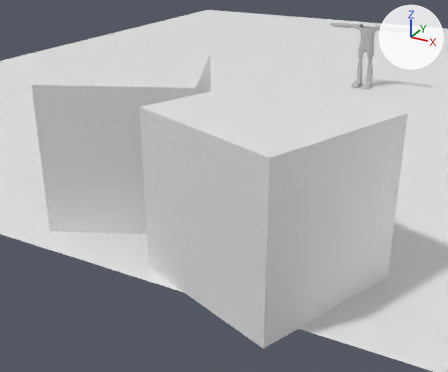
The Blender file Assets/FBX/player_viewmodel.blend, before and after one commit.
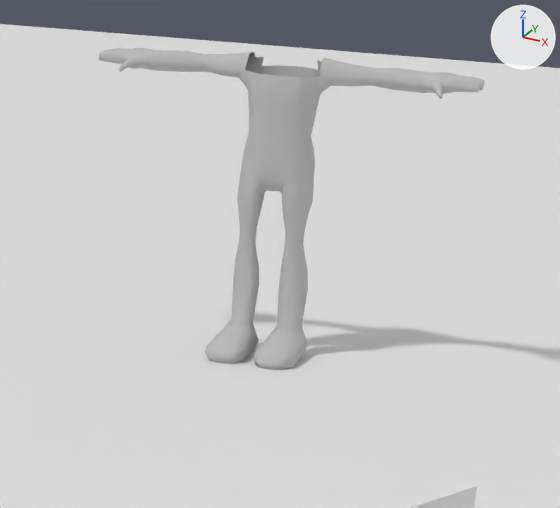
Old and new are each drawn whole from a 50 mm lens placed at (12.07, -42.28, 11.08), pointed at (-1.38, -17.83, -1.15) and again close up on the part from 69% to 95% of the width and 3% to 32% of the height. Every picture has the same lights, and +X, +Y and +Z are marked at upper right. Both versions are drawn at frame 0 of the action 'Camera_Running'; the numbers are the values there.
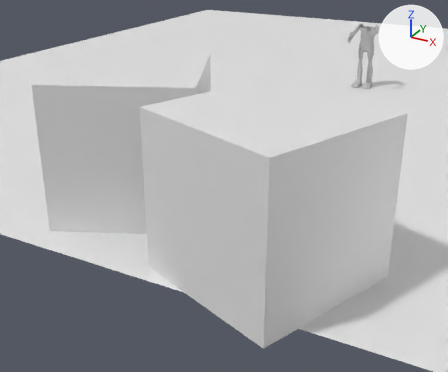
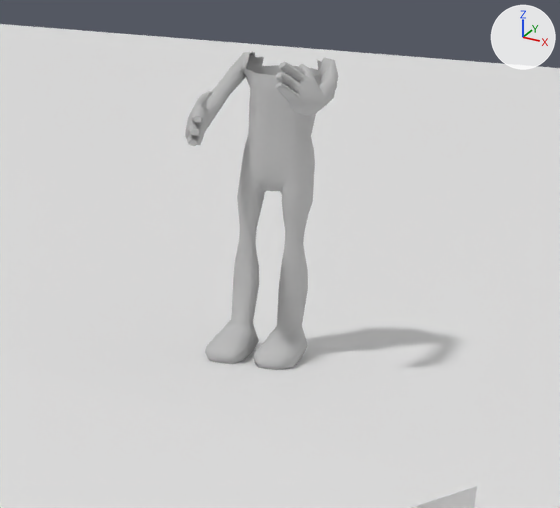
Location of each change, [x1, y1, x2, y2] in pixels of the close-ups (560 x 508 px):
'body:RoadKillOut', posed (60% narrower): before [99, 48, 484, 370]; after [185, 52, 338, 370]

The edits, one by one:
Bone 'hand.ik.R' (bone_hand_ik_r) moves from (0.0, 0.0, 0.0) to (0.411, -0.484, -0.24).
Bone 'hand.ik.R' (bone_hand_ik_r) turns from (0, 0, 0) to (59, 96, -39) degrees about its own x, y and z.
Bone 'hand.ik.R' (bone_hand_ik_r) is rescaled from (1.0, 1.0, 1.0) to (1.03, 0.98, 1.0).
Bone 'hand.ik.L' (bone_hand_ik_l) moves from (0.0, 0.0, 0.0) to (-0.425, -0.497, -0.091).
Bone 'hand.ik.L' (bone_hand_ik_l) turns from (0, 0, 0) to (109, -134, 2) degrees about its own x, y and z.
